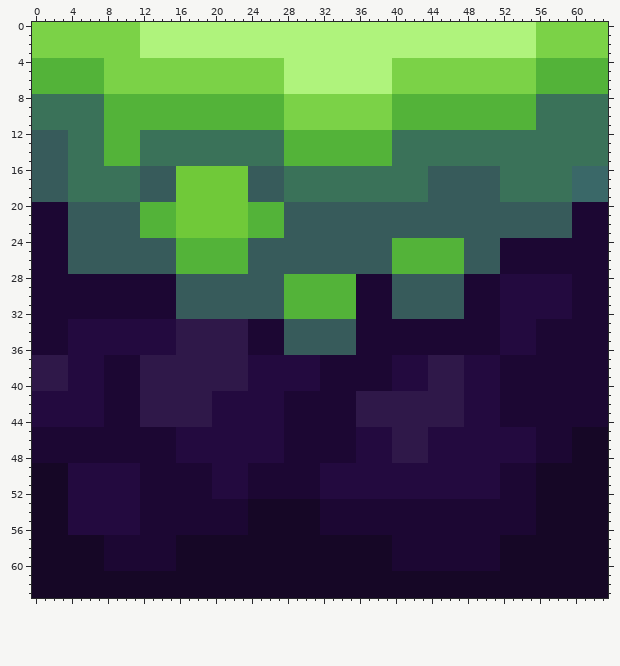
One commit to this pixel-art sprite: textures/ground_2.png. That is the earlier state.
The file is 64x64 pixels.
Now the later version:
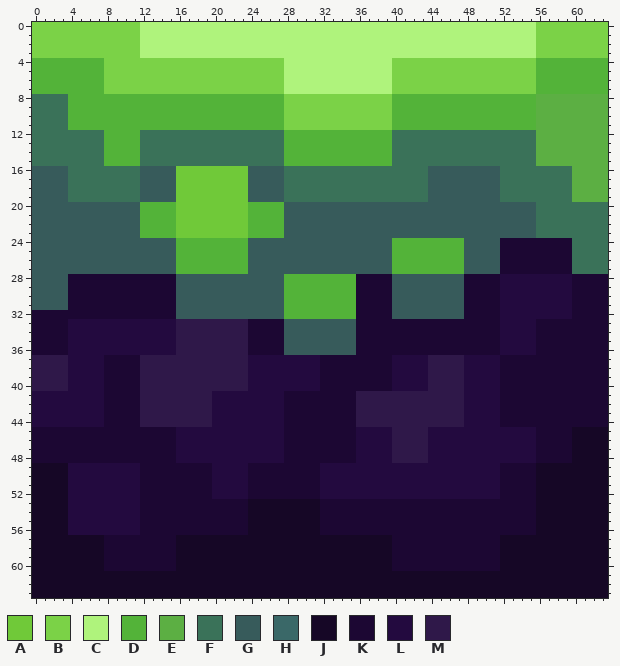
Palette (. is transparent): A #70c939  B #7bd247  C #aff37c  D #53b339  E #5caf43  F #3a7259  G #375b5b  H #3a6868  J #160726  K #1c0733  L #230a3f  M #2f1849
Difference:
Changed rows in their new state; - is an unchanged pixel.
first column x 0:
 8 ----DDDD------------------------------------------------EEEEEEEE
 9 ----DDDD------------------------------------------------EEEEEEEE
10 ----DDDD------------------------------------------------EEEEEEEE
11 ----DDDD------------------------------------------------EEEEEEEE
12 FFFF----------------------------------------------------EEEEEEEE
13 FFFF----------------------------------------------------EEEEEEEE
14 FFFF----------------------------------------------------EEEEEEEE
15 FFFF----------------------------------------------------EEEEEEEE
16 ------------------------------------------------------------EEEE
17 ------------------------------------------------------------EEEE
18 ------------------------------------------------------------EEEE
19 ------------------------------------------------------------EEEE
20 GGGG----------------------------------------------------FFFFFFFF
21 GGGG----------------------------------------------------FFFFFFFF
22 GGGG----------------------------------------------------FFFFFFFF
23 GGGG----------------------------------------------------FFFFFFFF
24 GGGG--------------------------------------------------------FFFF
25 GGGG--------------------------------------------------------FFFF
26 GGGG--------------------------------------------------------FFFF
27 GGGG--------------------------------------------------------FFFF
28 GGGG------------------------------------------------------------
29 GGGG------------------------------------------------------------
30 GGGG------------------------------------------------------------
31 GGGG------------------------------------------------------------
Boxes around the changes in both pictures, in picture pixels (x1, y1, x2, y2):
changed: (32, 94, 104, 310)
changed: (536, 94, 608, 274)
